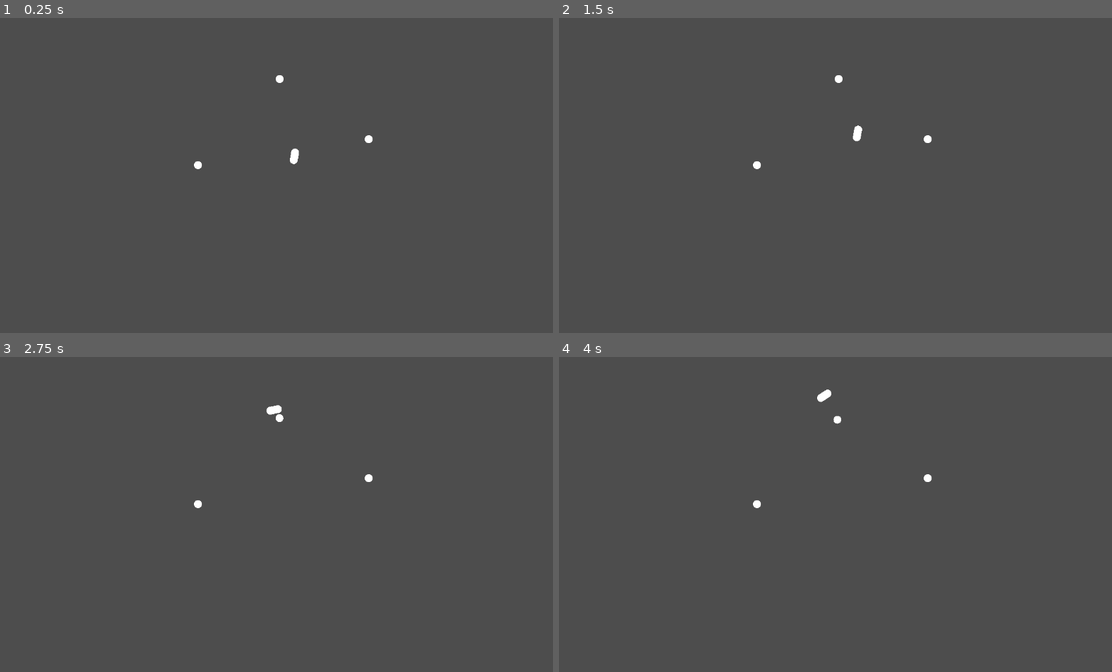
Above: before the commit, frames 1-4 (two rows, left to right).
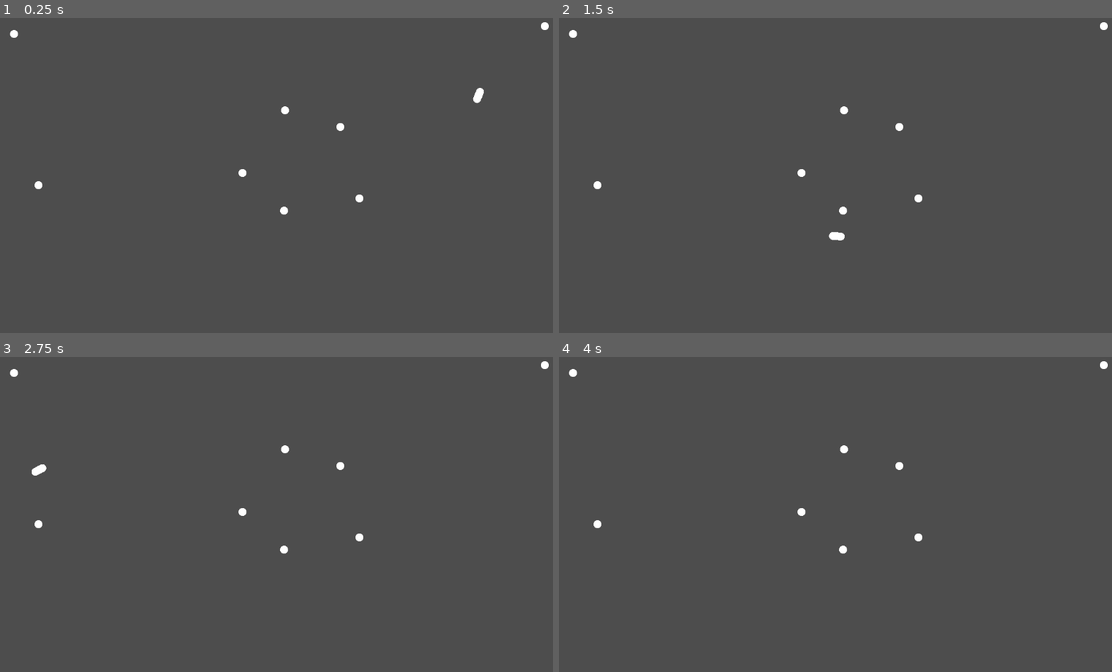
Above: after the commit, the same moments.

Repository: SamuelEdmondson/loopology
Game: Godot game, scene res://main.tscn
Two runs of this game, one before a commit and one after it. Both use one fixed random seed, a clock stepped at 60 frames per second and the inputs below.
Inputs:
- Up to frame 1 (0.25 s): no input
- Up to frame 2 (1.5 s): no input
- Up to frame 3 (2.75 s): no input
- Up to frame 4 (4 s): no input

The runs differ from the first frame. In frame 1, 0.5% of the frame differs, in the area x 1-100%, y 1-63%; in frame 2, 0.5%, in the area x 1-100%, y 1-71%; in frame 3, 0.5%; in frame 4, 0.4%.

Commit message:
Gravity experimentation

Diff:
--- a/asteroid.tscn
+++ b/asteroid.tscn
@@ -6,11 +6,12 @@
 [sub_resource type="SphereMesh" id="SphereMesh_sby2r"]
 
 [node name="Asteroid" type="RigidBody2D" groups=["Asteroids"]]
-mass = 100.0
+mass = 100000.0
 gravity_scale = 0.0
 
 [node name="CollisionShape2D" type="CollisionShape2D" parent="."]
 shape = SubResource("CircleShape2D_kaxet")
+disabled = true
 
 [node name="MeshInstance2D" type="MeshInstance2D" parent="."]
 position = Vector2(0, 1.66893e-06)
--- a/main.tscn
+++ b/main.tscn
@@ -5,14 +5,30 @@
 
 [node name="Main" type="Node2D"]
 
+[node name="Asteroid4" parent="." instance=ExtResource("2_n8njq")]
+position = Vector2(587, 193)
+
 [node name="Ship" parent="." instance=ExtResource("1_gphj4")]
-position = Vector2(606, 288)
+position = Vector2(986, 153)
+gravity_scale = 0.4
 
 [node name="Asteroid1" parent="." instance=ExtResource("2_n8njq")]
-position = Vector2(576, 129)
+position = Vector2(1118, 21)
 
 [node name="Asteroid2" parent="." instance=ExtResource("2_n8njq")]
-position = Vector2(758, 252)
+position = Vector2(739, 373)
 
 [node name="Asteroid3" parent="." instance=ExtResource("2_n8njq")]
-position = Vector2(409, 305)
+position = Vector2(83, 346)
+
+[node name="Asteroid" parent="." instance=ExtResource("2_n8njq")]
+position = Vector2(500, 321)
+
+[node name="Asteroid5" parent="." instance=ExtResource("2_n8njq")]
+position = Vector2(585, 398)
+
+[node name="Asteroid6" parent="." instance=ExtResource("2_n8njq")]
+position = Vector2(33, 37)
+
+[node name="Asteroid7" parent="." instance=ExtResource("2_n8njq")]
+position = Vector2(700, 227)
--- a/ship.gd
+++ b/ship.gd
@@ -1,7 +1,7 @@
 extends RigidBody2D
 
-@export var G = 10000
-@export var rotation_correction = 1000
+@export var G = 1000000
+@export var asteroid_field = 80
 @onready var mesh = $MeshInstance2D
 
 func _ready() -> void:
@@ -11,12 +11,8 @@
 	var superposition = calculate_gravity_superposition()
 	self.apply_force(superposition)
 
-	mesh.global_rotation = self.linear_velocity.angle() - PI/2
-	#var offset = Vector2(cos(self.rotation), sin(self.rotation)).angle_to(self.linear_velocity)
-	#print(offset)
-	#offset *= rotation_correction
-	## never negative
-	#self.apply_torque(offset)
+	self.rotation = self.linear_velocity.angle() - PI/2
+
 
 func calculate_gravity_superposition() -> Vector2:
 	var asteroids = get_tree().get_nodes_in_group("Asteroids")
@@ -29,6 +25,12 @@
 	var m1: float = asteroid.mass
 	var m2: float = self.mass
 	var r = self.position.distance_to(asteroid.position)
-	var gravity_scalar = (G * m1 * m2) / (r * r)
+
+	var gravity_scalar = (G * m1 * m2) / (r*r)
+	if r < asteroid_field:
+		r = asteroid_field
+		gravity_scalar = (G * m1 * m2) / (r*r)
+
+	#var gravity_scalar = (G * m1 * m2) / (r * r)
 	var unit_vector = (asteroid.position - self.position).normalized()
 	return unit_vector * gravity_scalar
--- a/ship.tscn
+++ b/ship.tscn
@@ -4,13 +4,13 @@
 
 [sub_resource type="CapsuleMesh" id="CapsuleMesh_2rww2"]
 
-[sub_resource type="CapsuleShape2D" id="CapsuleShape2D_n01xo"]
+[sub_resource type="CapsuleShape2D" id="CapsuleShape2D_l3rv8"]
 radius = 8.0
 height = 32.0
 
 [node name="Ship" type="RigidBody2D"]
-gravity_scale = 0.0
 script = ExtResource("1_g6wvb")
+G = 100
 
 [node name="MeshInstance2D" type="MeshInstance2D" parent="."]
 position = Vector2(0, 2.38419e-06)
Not shown: 1 places in ship.tscn that only renumber resources
Not shown, changed: .gitignore
